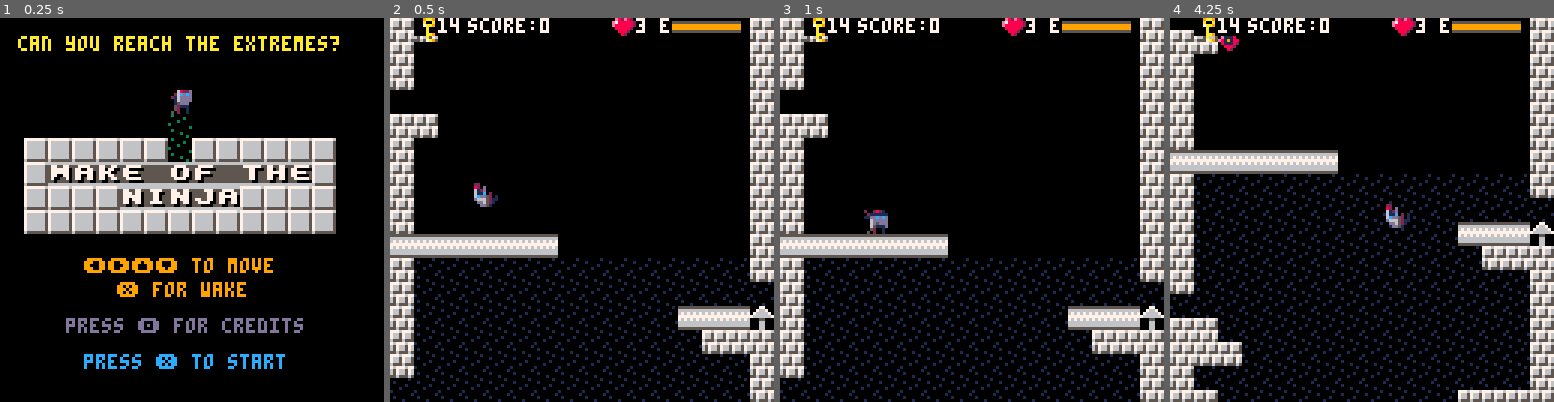
Above: before the commit, frames 1-4 (left to right).
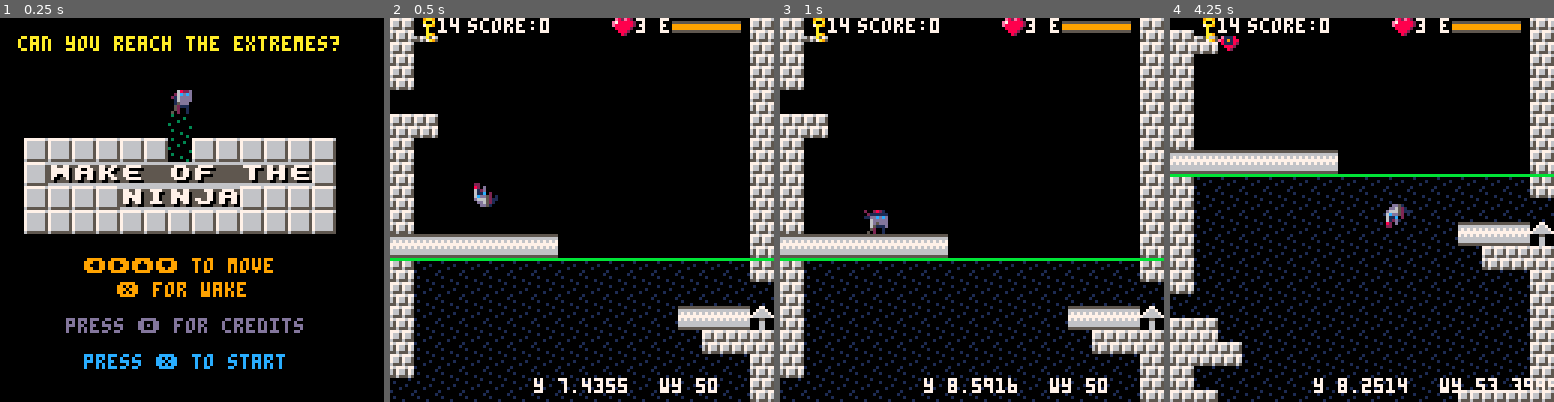
Above: after the commit, the same moments.

Repository: ggaughan/wake-of-the-ninja
Game: PICO-8 cartridge wakey.p8
Same seed, same stepped clock (60 frames per second), same inputs: the game is played once before the commit and once after it.
Inputs:
- Up to frame 1 (0.25 s): no input
- Up to frame 2 (0.5 s): tap X (X key) at 0.33 s
- Up to frame 3 (1 s): tap O (Z key) at 0.7 s
- Up to frame 4 (4.25 s): tap X (X key) at 1.07, 1.85, 2.97, 4.08 s; hold Right 1.6-2.1 s; tap O (Z key) every 0.4 s from 1.7 to 4.1 s; hold Up 2.15-2.42 s; hold Right 2.47-3.03 s; hold Left 3.08-3.58 s; hold Down 3.63-3.97 s; hold Right from 4.02 s (still down)

Frame 1 is identical in both runs. In frame 2, 1.4% of the frame differs, in the area x 0-100%, y 62-98%; in frame 3, 1.5%; in frame 4, 1.8%, in the area x 0-100%, y 40-98%.

Commit message:
Animation and water level fixings

Diff:
--- a/wakey.p8
+++ b/wakey.p8
@@ -227,7 +227,7 @@
 	pl.keys = {false,false,false,false,false,false,false,false,false,false,false,false,false,false,false,false}
 	pl.key_count = 0
 	if debug then
-		pl.keys = {true,true,true,true,true,true,true,true,true,true,true,true,true,false,false,true,}
+		--pl.keys = {true,true,true,true,true,true,true,true,true,true,true,true,true,false,false,true,}
 		pl.key_count = #pl.keys -2  -- 15 and 14 are already in the room
 
 		if assert_durer then
@@ -412,33 +412,9 @@
  -- sfx(1)
  --end
 
-	-- todo revisit
-	if in_water then
-		--printh(pl.dy)
-		if pl.dy < -0.1 then
-			--solid_pl = solid_a(pl, 0, pl.dy+wdy-w_g_y)
-			solid_pl = solid_a(pl, 0, pl.dy-w_g_y)
-			if pl.state != t and pl.state != jump then
-				if not solid_pl and pl.state != die then
-				 pl.state = falling
-				end
-			end
-		end
-	else
-		if pl.dy > 0.1 then
-			--solid_pl = solid_a(pl, 0, pl.dy+wdy+w_g_y)
-			solid_pl = solid_a(pl, 0, pl.dy+w_g_y)
-			if pl.state != b and pl.state != jump then
-				if not solid_pl and pl.state != die then
-				 pl.state = falling
-				end
-			end
-		end
-	end
-	-- todo fall up (float) if -ve gravity
-
 	--printh(pl.y + wy + pl.dy - w_g_y .. " .. ".. water_level)
-	if in_water then
+	if in_water and pl.y + wy > water_level then
+		printh("swimming")
 	 -- todo idle float anim?
 		if pl.state == l then
 			pl.state = l_swim
@@ -447,6 +423,38 @@
 		end
 	end
 
+	-- todo revisit
+	local solid_pl
+	printh("so far "..pl.state)
+	if in_water and pl.y + wy -1 > water_level then
+		printh("falling in water check")
+		--printh(pl.dy)
+		if pl.dy < -0.1 then
+			printh(" falling up "..pl.dy)
+			if pl.state != t and pl.state != jump then
+				--solid_pl = solid_a(pl, 0, pl.dy+wdy-w_g_y)
+				solid_pl = solid_a(pl, 0, pl.dy-w_g_y)
+				if not solid_pl and pl.state != die then
+				 pl.state = falling
+				end
+			end
+		end
+	elseif pl.y + wy + 1 < water_level then
+		printh("falling in air check")
+		if pl.dy > 0.1 then
+			printh(" falling down "..pl.dy)
+			if pl.state != b and pl.state != jump then
+				--solid_pl = solid_a(pl, 0, pl.dy+wdy+w_g_y)
+				solid_pl = solid_a(pl, 0, pl.dy+w_g_y)
+				if not solid_pl and pl.state != die then
+				 pl.state = falling
+				end
+			end
+		end
+	end
+	-- todo fall up (float) if -ve gravity
+
+	-- points?
 	if pl.y+wy < highest - level_size then
 	 points+=level_points
 	 if (sound) sfx(s_highlow)
@@ -531,8 +539,9 @@
 							local y_w = ceil(wy)
 	  				-- hide: already picked up
 	  				--local replace = y_w - yy > water_level and w_water_brick or 0
-	  				local replace = y_w + yy > water_level +1 and w_water_brick or 0
-	  				--printh(replace.." "..y_w.."+"..yy.." "..water_level+1)
+	  				--local replace = y_w + yy > water_level and w_water_brick or 0
+	  				local replace = wy + yy > water_level and w_water_brick or 0
+	  				printh(replace.." "..y_w.."+"..yy.." "..water_level+1)
 			 			mset(rx+xx,ry+yy, replace)
 			 			mset(rx+xx+1,ry+yy, replace)
 		  			mset(rx+xx+2,ry+yy, replace)
@@ -618,8 +627,13 @@
 	--	-- invert based on gravity
 	-- fy=a.dir==b
 	--else
-	fy=a.dir==b
-	--end
+ if a.y + wy > water_level+1 then  -- +1 to stay upright on surface
+  fy = (a.dir != t)
+ else
+		fy=a.dir==b
+	end
+	if (fy) printh("flipy")
+	if (a==pl) printh("*"..a.state)
  if a.state then
 	 spr(anim[a.state][ceil(a.frame)],sx,sy,1,1, fx,fy)
 	else
@@ -918,16 +932,19 @@
 	 --local _test_y = solid_a(pl, 0, pl.dy)
 
 	 --print("x "..pl.x,0,120,7)
-	 --print("y "..pl.y,48,120,7)
-	 --print("wy "..wy,90,120,7)
+	 print("y "..pl.y,48,120,7)
+	 print("wy "..wy,90,120,7)
 
 		----print("c "..ceil(wy)-wy, 10,1,7)
 
 	 --print("t "..pl.t,0,9,7)  -- in k
 	 ----print("e "..pl.energy,90,8,7)  -- in k
 
-	 --local wly = (water_level - wy) *8
-	 --line(0, wly, 127, wly, 11)
+	 local wly = (water_level - wy) *8
+	 line(0, wly, 127, wly, 11)
+
+	 printh("pl.y+wy:"..((pl.y+wy)*8).." wl:"..water_level*8)
+	 printh(" "..pl.dy)
  end
 end
 
@@ -1004,7 +1021,7 @@
 			pl.key_count += 1
 			if (sound) sfx(s_key_pickup)
 			--printh(wy.." "..y.." "..water_level)
-	  local replace = wy + y > water_level +1 and w_water_brick or 0
+	  local replace = wy + y > water_level and w_water_brick or 0
 			mset(rx+x,ry+y-1, replace)
 			mset(rx+x+1,ry+y-1, replace)
 			mset(rx+x+2,ry+y-1, replace)
@@ -1157,8 +1174,10 @@
 	 -- gravity
 	 if a.y + wy - 1 +1 > water_level then  -- note: +1 for extra row for smooth upward scrolling
 	 	a.dy -= w_g_y * a.mass
+	 	if (a==pl) printh("g>"..a.dy)
 	 else
 	 	a.dy += w_g_y * a.mass
+	 	if (a==pl) printh("g"..a.dy)
 	 end
   --printh(a.dy.."!")
  else
